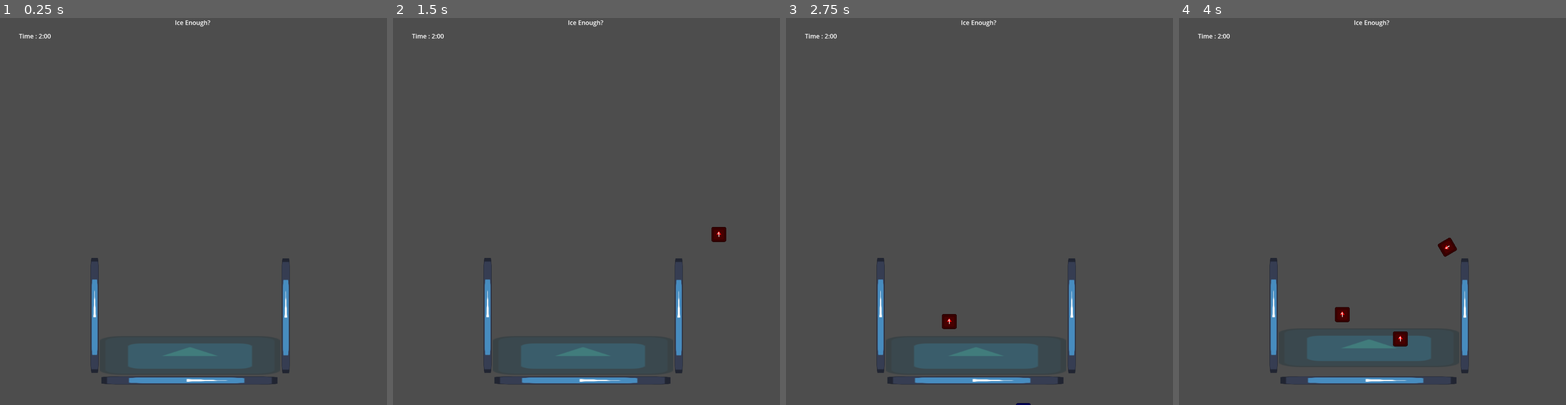
Above: before the commit, frames 1-4 (left to right).
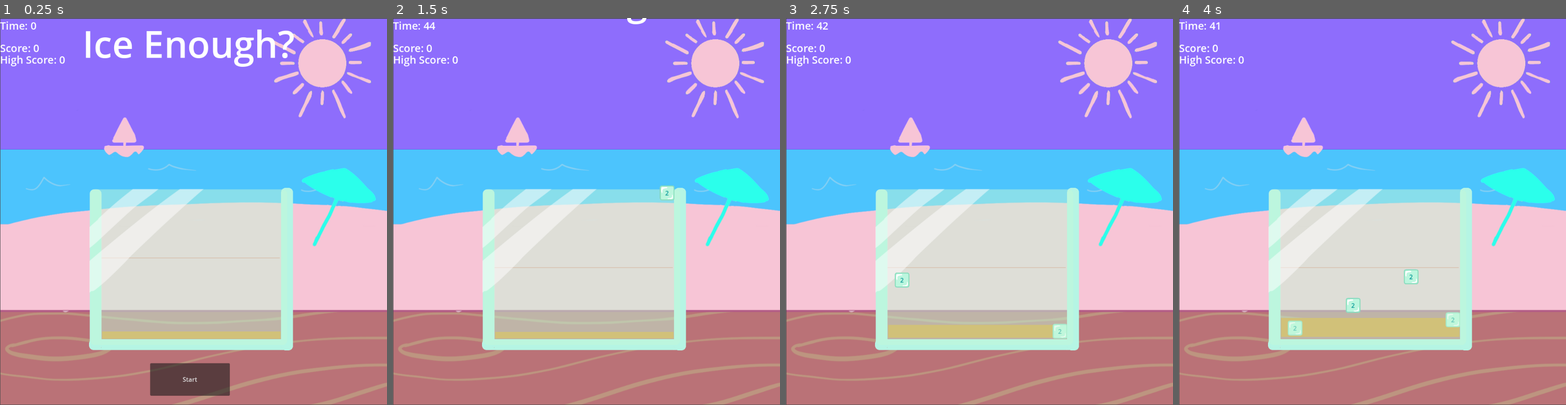
Above: after the commit, the same moments.

Repository: LeslieLlama/Ice-Enough
Game: Godot game, scene res://Scenes/drink_dropper.tscn
Two runs of this game, one before a commit and one after it. Both use one fixed random seed, a clock stepped at 60 frames per second and the inputs below. The engine's default icon, where the game draws it, is replaced by a stand-in: a white triangle on a blue panel in a dark square.
Inputs (mouse positions are in pixels of both pictures, inside the frame that each line leads up to):
- Up to frame 1 (0.25 s): no input
- Up to frame 2 (1.5 s): click (582, 377) at 0.5 s, where only the run after the commit has a clickable "Start"; move the mouse to (671, 192) at 1.27 s; click (671, 192) at 1.42 s
- Up to frame 3 (2.75 s): move the mouse to (902, 230) at 2.02 s; click (902, 230) at 2.17 s
- Up to frame 4 (4 s): move the mouse to (1411, 126) at 2.77 s; click (1411, 126) at 2.92 s; move the mouse to (1353, 288) at 3.52 s; click (1353, 288) at 3.67 s

The runs differ from the first frame. In frame 1, 99% of the frame differs, in the area x 0-100%, y 0-100%; in frame 2, 100%; in frame 3, 100%; in frame 4, 100%.

Commit message:
Game Loop + art
Added the gameplay loop, high score tracking and art assets, as well as bug fixing for the ice cubes and liquid

Diff:
--- a/Autoload/Signals.gd
+++ b/Autoload/Signals.gd
@@ -1,4 +1,10 @@
 extends Node
+
+var gameStarted : bool = false
 
 signal cube_deleted(cube : IceCube)
 signal cube_fuzed()
+signal glass_filled()
+signal reset_cup()
+signal fresh_cup()
+signal time_up()
--- a/Scenes/drink_dropper.tscn
+++ b/Scenes/drink_dropper.tscn
@@ -1,26 +1,50 @@
-[gd_scene load_steps=8 format=3 uid="uid://cymdg8k1rpm6t"]
+[gd_scene load_steps=15 format=3 uid="uid://cymdg8k1rpm6t"]
 
 [ext_resource type="Texture2D" uid="uid://wtgbqcu4hk2i" path="res://icon.svg" id="1_ffqh2"]
+[ext_resource type="Script" uid="uid://463xaptphl50" path="res://Scripts/cup.gd" id="1_lkagc"]
+[ext_resource type="Texture2D" uid="uid://cadv3sxgxjww1" path="res://Art/bench.png" id="1_uw43f"]
+[ext_resource type="Texture2D" uid="uid://ywm0nuss8m5y" path="res://Art/Beach.png" id="2_8vvce"]
 [ext_resource type="PackedScene" uid="uid://c80fupdqmho3p" path="res://Scenes/icecube.tscn" id="2_nfdw7"]
 [ext_resource type="Script" uid="uid://d3b2oma0k8kgm" path="res://ice_bucket.gd" id="3_nfdw7"]
 [ext_resource type="PackedScene" uid="uid://kfj1sk4ln2cw" path="res://Scenes/liquid.tscn" id="4_wpxe2"]
 [ext_resource type="PackedScene" uid="uid://tnvpk43jwemp" path="res://Scenes/ui.tscn" id="5_g2mic"]
+[ext_resource type="Texture2D" uid="uid://c3trf3gd0jew8" path="res://Art/Cup.png" id="6_okn7c"]
+[ext_resource type="Texture2D" uid="uid://cqyp2gmc86bgu" path="res://Art/CupFront.png" id="7_mkp6f"]
+[ext_resource type="Script" uid="uid://djg4eovy3vb4n" path="res://Scripts/cube_killer.gd" id="11_mkp6f"]
 
 [sub_resource type="RectangleShape2D" id="RectangleShape2D_252c1"]
 size = Vector2(21, 464.498)
 
 [sub_resource type="RectangleShape2D" id="RectangleShape2D_g2mic"]
-size = Vector2(464, 100)
+size = Vector2(464, 20)
+
+[sub_resource type="RectangleShape2D" id="RectangleShape2D_okn7c"]
+size = Vector2(3270, 107)
 
 [node name="DrinkDropper" type="Node2D"]
 
+[node name="BackgroundDecoration" type="Node2D" parent="."]
+
+[node name="Table" type="Sprite2D" parent="BackgroundDecoration"]
+position = Vector2(500.5, 500.5)
+scale = Vector2(0.999, 0.997)
+texture = ExtResource("1_uw43f")
+
+[node name="Table2" type="Sprite2D" parent="BackgroundDecoration"]
+position = Vector2(500.5, 500.5)
+scale = Vector2(0.999, 0.997)
+texture = ExtResource("2_8vvce")
+
 [node name="Cup3" type="Node2D" parent="."]
-position = Vector2(499, 800)
+position = Vector2(499, 702)
+script = ExtResource("1_lkagc")
+liquid = ExtResource("4_wpxe2")
 
 [node name="CupSide" type="StaticBody2D" parent="Cup3"]
 position = Vector2(-255, -30)
 
 [node name="Sprite2D" type="Sprite2D" parent="Cup3/CupSide"]
+visible = false
 position = Vector2(0.5, -1.5)
 scale = Vector2(0.164063, 2.32031)
 texture = ExtResource("1_ffqh2")
@@ -33,6 +57,7 @@
 position = Vector2(239, -29)
 
 [node name="Sprite2D" type="Sprite2D" parent="Cup3/CupSide2"]
+visible = false
 position = Vector2(0.5, -1.5)
 scale = Vector2(0.164063, 2.32031)
 texture = ExtResource("1_ffqh2")
@@ -46,6 +71,7 @@
 rotation = 1.57172
 
 [node name="Sprite2D" type="Sprite2D" parent="Cup3/CupSide3"]
+visible = false
 position = Vector2(0.5, 4.55052)
 scale = Vector2(0.164063, 3.54915)
 texture = ExtResource("1_ffqh2")
@@ -55,16 +81,24 @@
 shape = SubResource("RectangleShape2D_252c1")
 
 [node name="Liquid" parent="Cup3" instance=ExtResource("4_wpxe2")]
-position = Vector2(-8, 72)
+position = Vector2(-7, 118)
 
 [node name="Sprite2D" parent="Cup3/Liquid" index="0"]
-scale = Vector2(3.64062, 0.78125)
+position = Vector2(2.5, -0.499965)
+scale = Vector2(6.58571, 0.271429)
 
 [node name="CollisionShape2D" parent="Cup3/Liquid" index="1"]
 shape = SubResource("RectangleShape2D_g2mic")
 
+[node name="CupGlass" type="Sprite2D" parent="Cup3"]
+position = Vector2(4, -39)
+texture = ExtResource("6_okn7c")
+
+[node name="CupFront" type="Sprite2D" parent="Cup3"]
+position = Vector2(4, -39)
+texture = ExtResource("7_mkp6f")
+
 [node name="IceBucket" type="Node2D" parent="."]
-position = Vector2(122, 107)
 script = ExtResource("3_nfdw7")
 ice_cube = ExtResource("2_nfdw7")
 
@@ -72,4 +106,14 @@
 offset_right = 1000.0
 offset_bottom = 1001.0
 
+[node name="CubeKiller" type="Area2D" parent="."]
+position = Vector2(514, 1066)
+script = ExtResource("11_mkp6f")
+
+[node name="CollisionShape2D" type="CollisionShape2D" parent="CubeKiller"]
+position = Vector2(67, -7.5)
+shape = SubResource("RectangleShape2D_okn7c")
+
+[connection signal="body_entered" from="CubeKiller" to="CubeKiller" method="_on_body_entered"]
+
 [editable path="Cup3/Liquid"]
--- a/Scenes/icecube.tscn
+++ b/Scenes/icecube.tscn
@@ -1,7 +1,7 @@
 [gd_scene load_steps=4 format=3 uid="uid://c80fupdqmho3p"]
 
 [ext_resource type="Script" uid="uid://noy20sbyuers" path="res://Scripts/icecube_basic.gd" id="1_mcmby"]
-[ext_resource type="Texture2D" uid="uid://wtgbqcu4hk2i" path="res://icon.svg" id="2_gc7vj"]
+[ext_resource type="Texture2D" uid="uid://cwe27ky53dsyx" path="res://Art/IceCube.png" id="2_mcmby"]
 
 [sub_resource type="RectangleShape2D" id="RectangleShape2D_mcmby"]
 size = Vector2(38, 39)
@@ -13,9 +13,9 @@
 script = ExtResource("1_mcmby")
 
 [node name="Sprite2D" type="Sprite2D" parent="."]
-position = Vector2(0, 0.5)
-scale = Vector2(0.296875, 0.304688)
-texture = ExtResource("2_gc7vj")
+position = Vector2(-1.19209e-06, 0.5)
+scale = Vector2(0.457831, 0.464286)
+texture = ExtResource("2_mcmby")
 
 [node name="CollisionShape2D" type="CollisionShape2D" parent="."]
 position = Vector2(0, 0.5)
@@ -25,11 +25,12 @@
 autostart = true
 
 [node name="Label" type="Label" parent="."]
+modulate = Color(0, 0.588273, 0.589234, 1)
 offset_left = -19.0
 offset_top = -19.0
 offset_right = 19.0
 offset_bottom = 20.0
-text = "1"
+text = "2"
 horizontal_alignment = 1
 vertical_alignment = 1
 
--- a/Scenes/liquid.tscn
+++ b/Scenes/liquid.tscn
@@ -1,7 +1,7 @@
 [gd_scene load_steps=4 format=3 uid="uid://kfj1sk4ln2cw"]
 
 [ext_resource type="Script" uid="uid://cu76febi0sdtq" path="res://Scripts/liquid.gd" id="1_wq03x"]
-[ext_resource type="Texture2D" uid="uid://wtgbqcu4hk2i" path="res://icon.svg" id="1_ysvft"]
+[ext_resource type="Texture2D" uid="uid://cpov3r5txsauv" path="res://Art/cupLiquid.png" id="2_5evbk"]
 
 [sub_resource type="RectangleShape2D" id="RectangleShape2D_wq03x"]
 resource_local_to_scene = true
@@ -11,9 +11,9 @@
 script = ExtResource("1_wq03x")
 
 [node name="Sprite2D" type="Sprite2D" parent="."]
-modulate = Color(0.12549, 1, 1, 0.266667)
-scale = Vector2(1.23437, 1.29688)
-texture = ExtResource("1_ysvft")
+position = Vector2(0, 0.5)
+scale = Vector2(2.25714, 2.35714)
+texture = ExtResource("2_5evbk")
 
 [node name="CollisionShape2D" type="CollisionShape2D" parent="."]
 shape = SubResource("RectangleShape2D_wq03x")
@@ -21,6 +21,12 @@
 [node name="Timer" type="Timer" parent="."]
 autostart = true
 
+[node name="MarkerLine" type="Sprite2D" parent="."]
+modulate = Color(1, 0.384314, 0.588235, 0.32549)
+position = Vector2(0.499996, 0)
+scale = Vector2(2.24286, 0.034)
+texture = ExtResource("2_5evbk")
+
 [connection signal="body_entered" from="." to="." method="_on_body_entered"]
 [connection signal="body_exited" from="." to="." method="_on_body_exited"]
 [connection signal="timeout" from="Timer" to="." method="update_liquid"]
--- /dev/null
+++ b/Scenes/ui.gd
@@ -0,0 +1,44 @@
+extends Control
+
+var current_score = 0
+var highest_score = 0
+
+func _ready() -> void:
+	Signals.glass_filled.connect(_glass_cleared)
+	Signals.fresh_cup.connect(_fresh_cup)
+
+func _process(delta: float) -> void:
+	$TimerText.text = str("Time: ", int($RoundTimer.time_left))
+
+
+func _on_start_button_button_up() -> void:
+	$RoundTimer.start()
+	$StartButton.hide()
+	Signals.gameStarted = true
+	var tween = get_tree().create_tween()
+	tween.tween_property($Title, "global_position:y", -500, 3).set_trans(Tween.TRANS_SINE)
+
+func _glass_cleared():
+	$GlassCleared_label.show()
+	current_score += 1
+	_update_score()
+	$RoundTimer.paused = true
+
+func _fresh_cup():
+	$GlassCleared_label.hide()
+	$RoundTimer.paused = false
+func _update_score():
+	$ScoreText.text = str("Score: ",current_score)
+
+func _time_up():
+	Signals.emit_signal("time_up")
+	$TimeUpLabel.show()
+	Signals.gameStarted = false
+	if current_score > highest_score:
+		highest_score = current_score
+	$HighScoreText.text = str("High Score: ", highest_score)
+	await get_tree().create_timer(6).timeout
+	$TimeUpLabel.hide()
+	var tween = get_tree().create_tween()
+	tween.tween_property($Title, "global_position:y", 0, 2).set_trans(Tween.TRANS_SINE)
+	$StartButton.show()
--- a/Scenes/ui.tscn
+++ b/Scenes/ui.tscn
@@ -1,4 +1,6 @@
-[gd_scene format=3 uid="uid://tnvpk43jwemp"]
+[gd_scene load_steps=2 format=3 uid="uid://tnvpk43jwemp"]
+
+[ext_resource type="Script" uid="uid://c4uk0tq1jrj5c" path="res://Scenes/ui.gd" id="1_jxero"]
 
 [node name="UI" type="Control"]
 layout_mode = 3
@@ -7,6 +9,7 @@
 anchor_bottom = 1.0
 grow_horizontal = 2
 grow_vertical = 2
+script = ExtResource("1_jxero")
 
 [node name="Title" type="Label" parent="."]
 layout_mode = 1
@@ -17,13 +20,84 @@
 offset_right = 225.0
 offset_bottom = 217.0
 grow_horizontal = 2
+theme_override_font_sizes/font_size = 96
 text = "Ice Enough? "
 horizontal_alignment = 1
 
-[node name="Timer" type="Label" parent="."]
+[node name="TimerText" type="Label" parent="."]
 layout_mode = 1
 offset_right = 182.0
-offset_bottom = 93.0
-text = "Time : 2:00"
+offset_bottom = 39.0
+theme_override_font_sizes/font_size = 27
+text = "Time : 90"
+vertical_alignment = 1
+
+[node name="ScoreText" type="Label" parent="."]
+layout_mode = 1
+offset_top = 31.0
+offset_right = 182.0
+offset_bottom = 124.0
+theme_override_font_sizes/font_size = 27
+text = "Score: 0"
+vertical_alignment = 1
+
+[node name="HighScoreText" type="Label" parent="."]
+layout_mode = 1
+offset_top = 61.0
+offset_right = 182.0
+offset_bottom = 154.0
+theme_override_font_sizes/font_size = 27
+text = "High Score: 0"
+vertical_alignment = 1
+
+[node name="RoundTimer" type="Timer" parent="."]
+wait_time = 45.0
+one_shot = true
+
+[node name="StartButton" type="Button" parent="."]
+layout_mode = 0
+offset_left = 388.0
+offset_top = 892.0
+offset_right = 594.0
+offset_bottom = 976.0
+text = "Start
+"
+
+[node name="GlassCleared_label" type="Label" parent="."]
+visible = false
+layout_mode = 1
+anchors_preset = 8
+anchor_left = 0.5
+anchor_top = 0.5
+anchor_right = 0.5
+anchor_bottom = 0.5
+offset_left = -158.5
+offset_top = -38.5
+offset_right = 158.5
+offset_bottom = 38.5
+grow_horizontal = 2
+grow_vertical = 2
+theme_override_font_sizes/font_size = 56
+text = "Glass Filled!"
 horizontal_alignment = 1
 vertical_alignment = 1
+
+[node name="TimeUpLabel" type="Label" parent="."]
+visible = false
+layout_mode = 1
+anchors_preset = 8
+anchor_left = 0.5
+anchor_top = 0.5
+anchor_right = 0.5
+anchor_bottom = 0.5
+offset_left = -183.5
+offset_top = -222.0
+offset_right = 183.5
+offset_bottom = -104.0
+grow_horizontal = 2
+grow_vertical = 2
+theme_override_font_sizes/font_size = 86
+text = "Time Up!"
+
+[connection signal="timeout" from="RoundTimer" to="." method="_time_up"]
+[connection signal="button_up" from="StartButton" to="." method="_on_start_button_button_up"]
--- /dev/null
+++ b/Scripts/cube_killer.gd
@@ -0,0 +1,7 @@
+extends Area2D
+
+
+
+
+func _on_body_entered(body: Node2D) -> void:
+	body.queue_free()
--- /dev/null
+++ b/Scripts/cup.gd
@@ -0,0 +1,33 @@
+extends Node2D
+
+@export var liquid : PackedScene
+
+var inital_position : Vector2
+func _ready() -> void:
+	Signals.glass_filled.connect(move_glass_left)
+	Signals.time_up.connect(game_over)
+	inital_position = global_position
+
+func game_over():
+	move_glass_left()
+
+
+func move_glass_left():
+	var tween = get_tree().create_tween()
+	tween.tween_property($".", "global_position:x", -500, 2)
+	tween.tween_callback(emit_reset_cup)
+	tween.tween_property($".", "global_position:y", -1500, 0.1)
+	tween.tween_property($".", "global_position:x", 1500, 0.1)
+	tween.tween_property($".", "global_position:y", inital_position.y, 0.1)
+	tween.tween_property($".", "global_position:x", inital_position.x, 2)
+	tween.tween_callback(emit_fresh_cup)
+
+func emit_reset_cup():
+	Signals.emit_signal("reset_cup")
+	#$Liquid.queue_free()
+	#var new_liquid = liquid.instantiate()
+	#new_liquid.position = Vector2(-8, 113)
+	#add_child(new_liquid)
+
+func emit_fresh_cup():
+	Signals.emit_signal("fresh_cup")
--- a/Scripts/icecube_basic.gd
+++ b/Scripts/icecube_basic.gd
@@ -5,6 +5,7 @@
 @export var float_force = 0.5;
 
 @onready var gravity: float = ProjectSettings.get_setting("physics/2d/default_gravity")
+var index = 0
 var depth
 var water_height := 1000.0;
 var submerged = false;
@@ -14,19 +15,23 @@
 var is_fuze = false;
 var is_breaker = false;
 
-@export var ice_size = 1
+@export var ice_size = 2
 func _ready() -> void:
 	is_fuze = true
 	await get_tree().create_timer(2).timeout
 	is_fuze = false
+	$Label.text = str(ice_size)
 
-func _process(delta: float) -> void:
-	if is_fuze == true:
-		$Sprite2D.modulate = Color.RED
-	elif is_fuze == false and submerged == true:
-		$Sprite2D.modulate = Color.BLUE
-	else:
-		$Sprite2D.modulate = Color.WHITE
+func _assign_index(num : int):
+	index = num
+
+#func _process(delta: float) -> void:
+	#if is_fuze == true:
+		#$Sprite2D.modulate = Color.RED
+	#elif is_fuze == false and submerged == true:
+		#$Sprite2D.modulate = Color.BLUE
+	#else:
+		#$Sprite2D.modulate = Color.WHITE
 func _physics_process(delta: float) -> void:
 	depth = water_height - global_position.y;
 	submerged = false
@@ -50,11 +55,13 @@
 	if body.get_class() == self.get_class():
 		if body.ice_size != ice_size:
 			return
-		if is_fuze == true and body.is_fuze == false:
+		if submerged == false:
+			return
+		if index > body.index:
 			Signals.emit_signal("cube_deleted", body)
 			Signals.emit_signal("cube_fuzed")
 			body.queue_free()
-			$CollisionShape2D.scale *= 2
-			$Sprite2D.scale *= 2
+			$CollisionShape2D.scale *= 1.5
+			$Sprite2D.scale *= 1.5
 			ice_size *= 2
 			$Label.text = str(ice_size)
--- a/Scripts/liquid.gd
+++ b/Scripts/liquid.gd
@@ -1,17 +1,22 @@
 extends Area2D
 
 class_name Liquid
-
+var rng = RandomNumberGenerator.new()
 var cubes = []
 var cube_sizes = []
 var shape_size
 var starting_position : Vector2
+var glass_filled : bool
+@export var fill_ammount = 200 #fill ammount is roughly half of the y shape extant
 
 func _ready() -> void:
 	shape_size = $CollisionShape2D.shape.extents
 	starting_position = position
 	Signals.cube_deleted.connect(_remove_cube)
 	Signals.cube_fuzed.connect(update_liquid)
+	Signals.reset_cup.connect(_reset_liquid)
+	$MarkerLine.scale.x = $Sprite2D.scale.x
+	$MarkerLine.position.y = -fill_ammount
 
 func _on_body_entered(body: Node2D) -> void:
 	if body.has_method("liquid_entered"):
@@ -20,6 +25,8 @@
 			return
 		cubes.append(body)
 		cube_sizes.append(body.ice_size)
+
+		body.call_deferred("reparent", self, true)
 		update_liquid()
 
 
@@ -30,28 +37,42 @@
 	cubes.remove_at(index)
 	update_liquid()
 
+func _remove_all_cubes():
+	for c in cubes:
+		c.queue_free()
+	cubes.clear()
+	cube_sizes.clear()
+
 func check_sizes():
 	cube_sizes.clear()
+	if cubes.size() == 0:
+		return
 	for c in cubes.size():
 		cube_sizes.append(cubes[c].ice_size)
 
 func update_liquid():
-	check_sizes()
+	if glass_filled == false:
+		check_sizes()
 	var total_cube_sizes = 0
 	for i in cube_sizes.size():
 		total_cube_sizes += cube_sizes[i]
 	print(cube_sizes)
 	$CollisionShape2D.shape.extents = Vector2.ZERO
-	$CollisionShape2D.shape.extents = Vector2(shape_size.x, shape_size.y+(total_cube_sizes*10))
+	$CollisionShape2D.shape.extents = Vector2(shape_size.x, shape_size.y+(total_cube_sizes*5))
 	print(str("shape extents = ", $CollisionShape2D.shape.extents))
-	position.y = starting_position.y - (total_cube_sizes*10)
+	position.y = starting_position.y - (total_cube_sizes*5)
+	#update the sprites scale
+	$Sprite2D.scale.y = $CollisionShape2D.shape.extents.y/43
 
+	#update the marker line position
+	$MarkerLine.position.y = (-fill_ammount+(total_cube_sizes*5))+25
+	if glass_filled == true:
+		return
+	if (fill_ammount/2) == $CollisionShape2D.shape.extents.y:
+		glass_filled = true
+		Signals.emit_signal("glass_filled")
 
-
-#func _on_body_exited(body: Node2D) -> void:
-	#if cubes.has(body):
-		#await get_tree().create_timer(1).timeout #solid idea but doesnt scale well for each individual cube
-		##we need to be able to cancel the timer if the cube re-enters the liquid which we can't do with a single timer, going to have to be built into the cube instead
-		#cubes.remove_at(cubes.find(body))
-		#var shape_size = $CollisionShape2D.shape.extents
-		#$CollisionShape2D.shape.extents = Vector2(shape_size.x, shape_size.y-20)
+func _reset_liquid():
+	glass_filled = false
+	_remove_all_cubes()
+	fill_ammount = rng.randi_range(5, 15)*20
--- a/ice_bucket.gd
+++ b/ice_bucket.gd
@@ -2,19 +2,23 @@
 
 @export var ice_cube : PackedScene
 
-
+var iceCubeCount = 0
 
 func _input(event):
+	if Signals.gameStarted == false:
+		return
 	if event is InputEventMouseButton and event.pressed:
 		if event.button_index == MOUSE_BUTTON_LEFT :
 			spawn_cube()
-		if event.button_index == MOUSE_BUTTON_WHEEL_UP :
-			print("Scroll wheel up")
-		if event.button_index == MOUSE_BUTTON_WHEEL_DOWN:
-			print("Scroll wheel down")
+		#if event.button_index == MOUSE_BUTTON_WHEEL_UP :
+			#print("Scroll wheel up")
+		#if event.button_index == MOUSE_BUTTON_WHEEL_DOWN:
+			#print("Scroll wheel down")
 
 
 func spawn_cube():
+	iceCubeCount += 1
 	var new_cube = ice_cube.instantiate()
+	new_cube._assign_index(iceCubeCount)
 	new_cube.global_position = get_viewport().get_mouse_position()
 	add_child(new_cube)
Binary file added: Art/Beach.png
Not shown, added: Art/Beach.png.import
Binary file added: Art/Cup.png
Not shown, added: Art/Cup.png.import
Binary file added: Art/CupFront.png
Not shown, added: Art/CupFront.png.import
Binary file added: Art/IceCube.png
Not shown, added: Art/IceCube.png.import
Binary file added: Art/bench.png
Not shown, added: Art/bench.png.import
Binary file added: Art/cupLiquid.png
Not shown, added: Art/cupLiquid.png.import
(and 4 more such lines)
